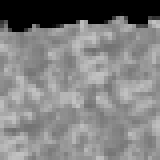
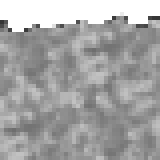
Layer changes from the first 160×160 image to the second:
painted on "Background" over [0, 0, 160, 32]
